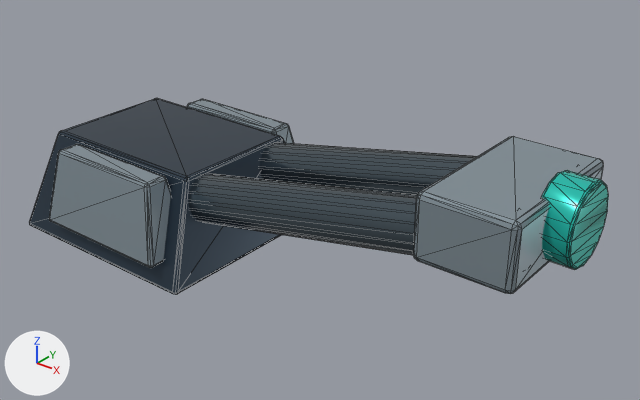
The FBX model RawAssets/VisualTarget/Units/Motion/FBX/SM_Cinderthrow_Weapon.fbx: old version first, new version second.
Camera for both pictures: a camera (50 mm lens) standing at (0.48, -0.5, 0.611) and looking at (0.069, 0.013, 0.293). Every picture has the same lights, and +X, +Y and +Z are marked at lower left. The first picture is the older version. Mesh edges are drawn as thin lines. Where no turn or scale is listed for an object, it has been applied to the vertices.

Script lines for the objects in view, before the commit:
```python
me_tapered_armor_157 = bpy.data.meshes.new('Tapered armor.157')
me_tapered_armor_157.from_pydata(...)  # 836 vertices, 1632 faces; spans x -0.195..0.3, y -0.1..0.1, z 0.214..0.38
# faces by material slot: [484, 324, 636, 188]
me_tapered_armor_157.materials.append(mat_hulldark)  # dark blue #3c4b59
me_tapered_armor_157.materials.append(mat_hulllight)  # grey #9eadb6
me_tapered_armor_157.materials.append(mat_metal)  # greyish blue #616f79
me_tapered_armor_157.materials.append(mat_teampanel)  # cyan #27c8b8
ob_sm_cinderthrow_weapon = bpy.data.objects.new('SM_Cinderthrow_Weapon', me_tapered_armor_157)
ob_sm_cinderthrow_weapon.location = (0.0, 0.0, 0.0)
```
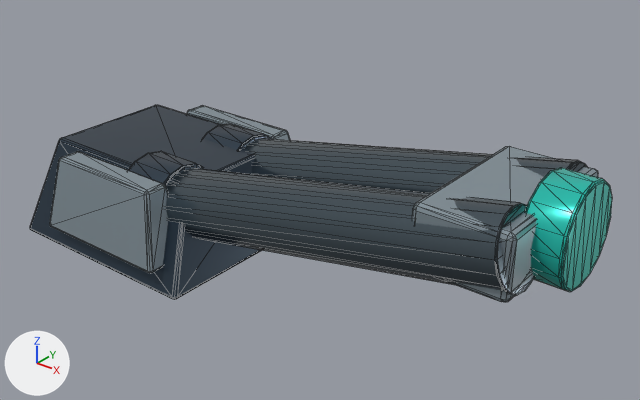
What changed in the scene script:
```text
Change me_tapered_armor_157:
    used by ob_sm_cinderthrow_weapon; location = (0.0, 0.0, 0.0)
    remove me_tapered_armor_157.from_pydata(...)  # 836 vertices, 1632 faces; spans x -0.195..0.3, y -0.1..0.1, z 0.214..0.38
    add me_tapered_armor_157.from_pydata(...)  # 836 vertices, 1632 faces; spans x -0.195..0.3, y -0.1..0.1, z 0.209..0.38
    me_tapered_armor_157 part 1: the loose piece of 56 vertices spanning x -0.195..0.006, y -0.094..0.094, z 0.228..0.316 is moved by (-0.001, 0.0, -0.006)
    me_tapered_armor_157 part 2: the loose piece of 56 vertices spanning x -0.152..-0.016, y 0.053..0.1, z 0.248..0.316 is moved by (-0.001, 0.0, -0.006)
    me_tapered_armor_157 part 3: the loose piece of 56 vertices spanning x -0.152..-0.016, y -0.1..-0.053, z 0.248..0.316 is moved by (-0.001, 0.0, -0.006)
    me_tapered_armor_157 part 4: the loose piece of 108 vertices spanning x -0.12..0.281, y 0.023..0.063, z 0.252..0.37 is multiplied about its middle by the matrix ((1.016, 0.0, -0.104), (0.0, 1.464, 0.0), (-0.086, 0.0, 1.41)), then moved by (-0.002, 0.0, -0.007)
    me_tapered_armor_157 part 5: the loose piece of 108 vertices spanning x -0.12..0.281, y -0.063..-0.023, z 0.252..0.37 is multiplied about its middle by the matrix ((1.016, 0.0, -0.104), (0.0, 1.464, 0.0), (-0.086, 0.0, 1.41)), then moved by (-0.002, 0.0, -0.007)
    me_tapered_armor_157 part 6: the loose piece of 96 vertices spanning x -0.073..-0.031, y 0.014..0.072, z 0.255..0.314 is scaled about its middle by (1.1, 1.33, 1.3), then moved by (-0.001, 0.0, -0.006)
    me_tapered_armor_157 part 7: the loose piece of 96 vertices spanning x -0.073..-0.031, y -0.072..-0.014, z 0.255..0.314 is scaled about its middle by (1.1, 1.33, 1.3), then moved by (-0.001, 0.0, -0.006)
    me_tapered_armor_157 part 8: the loose piece of 56 vertices spanning x 0.207..0.281, y -0.064..0.064, z 0.32..0.37 is moved by (-0.002, 0.0, -0.008)
    me_tapered_armor_157 part 9
    93 vertices are removed from x 0.274..0.3, y -0.03..0.03, z 0.32..0.38
    188 faces are deleted
    78 vertices are added at x 0.268..0.3, y -0.038..0.038, z 0.304..0.38
    15 new vertices lie (0.028, 0.0, 0.0) away from vertices in x 0.27, y -0.038..0.038, z 0.304..0.377
    188 new faces join them, mat_teampanel (cyan #27c8b8)
    other edits to the shape of me_tapered_armor_157 do not show in these pictures
```

Changed parts and their boxes (x1, y1, x2, y2) in the pictures (640 x 400 px; the box of a moved part takes in the faces that stretch with it):
'SM_Cinderthrow_Weapon', reshaped: before (29, 98, 608, 294); after (30, 105, 612, 302)
part 1 of me_tapered_armor_157, moved or reshaped: before (29, 98, 285, 294); after (30, 105, 262, 299)
part 2 of me_tapered_armor_157, moved or reshaped: before (187, 99, 294, 143); after (187, 105, 290, 140)
part 3 of me_tapered_armor_157, moved or reshaped: before (49, 144, 171, 268); after (50, 151, 168, 273)
part 4 of me_tapered_armor_157, moved or reshaped: before (260, 142, 477, 195); after (245, 138, 587, 193)
part 5 of me_tapered_armor_157, moved or reshaped: before (188, 173, 417, 255); after (166, 168, 534, 296)
part 6 of me_tapered_armor_157, moved or reshaped (not visible before): after (203, 123, 271, 150)
part 7 of me_tapered_armor_157, moved or reshaped (not visible before): after (129, 151, 201, 187)
part 8 of me_tapered_armor_157, moved or reshaped: before (413, 137, 604, 294); after (412, 146, 598, 302)
part 9 of me_tapered_armor_157, moved or reshaped: before (542, 170, 608, 270); after (525, 168, 612, 292)
